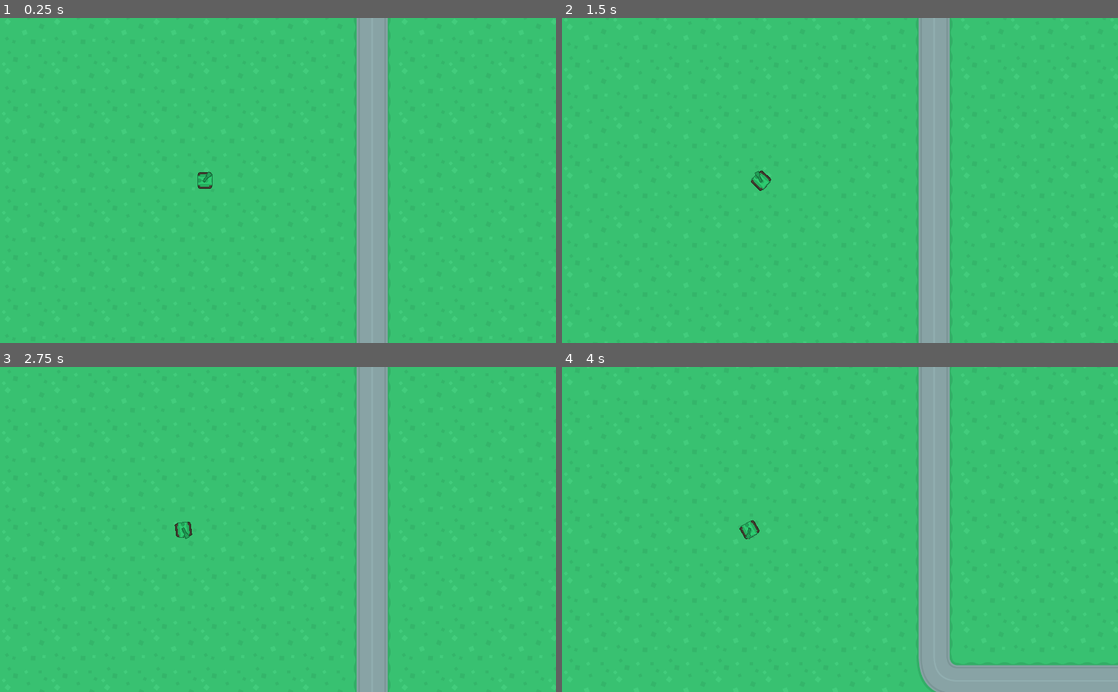
Above: before the commit, frames 1-4 (two rows, left to right).
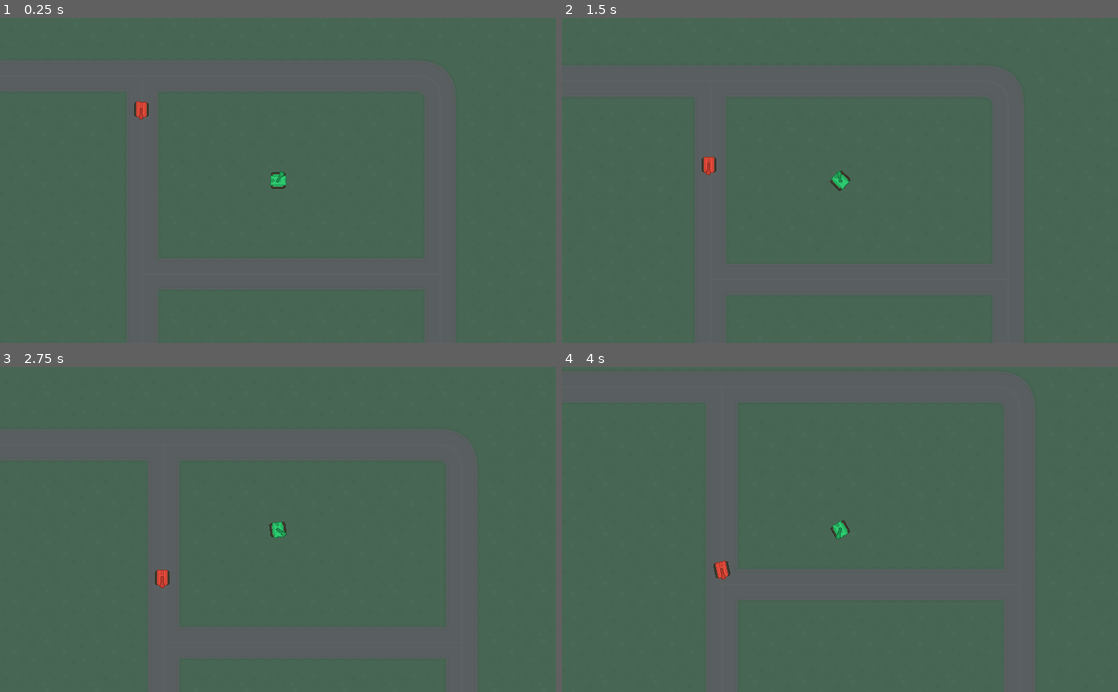
Above: after the commit, the same moments.

Repository: Ratteam/godotgame
Game: Godot game, scene res://Scenes/Map01.tscn
Same seed, same stepped clock (60 frames per second), same inputs: the game is played once before the commit and once after it. This scene is started directly instead of the project's main scene.
Inputs (mouse positions are in pixels of both pictures, inside the frame that each line leads up to):
- Up to frame 1 (0.25 s): no input
- Up to frame 2 (1.5 s): move the mouse to (962, 164) at 0.52 s; hold D (trun_right) 0.53-1.28 s; move the mouse to (728, 196) at 1.27 s; hold S (back) from 1.28 s (still down)
- Up to frame 3 (2.75 s): move the mouse to (333, 458) at 2.02 s; release S (back) at 2.03 s; hold D (trun_right) from 2.03 s (still down)
- Up to frame 4 (4 s): move the mouse to (812, 594) at 2.77 s; release D (trun_right) at 2.78 s; hold W (forward) 2.78-3.53 s; move the mouse to (1006, 578) at 3.52 s; hold A (trun_left) from 3.53 s (still down)

The runs differ from the first frame. In frame 1, 100% of the frame differs, in the area x 0-100%, y 0-100%; in frame 2, 100%; in frame 3, 100%; in frame 4, 100%.

Commit message:
添加自动锁定

Diff:
--- a/BattleCity/Scenes/EnemayTank.tscn
+++ b/BattleCity/Scenes/EnemayTank.tscn
@@ -7,12 +7,16 @@
 [sub_resource type="RectangleShape2D" id=1]
 extents = Vector2( 20.1093, 20.4002 )
 
+[sub_resource type="CircleShape2D" id=2]
+
 [node name="EnemayTank" instance=ExtResource( 1 )]
 script = ExtResource( 3 )
 speed = 200
 rotation_speed = 1.0
 gun_cooldown = 0.4
 health = 100
+turret_speed = 1.0
+detect_radius = 200
 
 [node name="Body" parent="." index="0"]
 rotation = -1.5708
@@ -32,3 +36,10 @@
 
 [node name="Muzzle" parent="Turret" index="0"]
 position = Vector2( 0, 30 )
+
+[node name="DetectRadius" type="Area2D" parent="." index="4"]
+
+[node name="CollisionShape2D" type="CollisionShape2D" parent="DetectRadius" index="0"]
+shape = SubResource( 2 )
+[connection signal="body_entered" from="DetectRadius" to="." method="_on_DetectRadius_body_entered"]
+[connection signal="body_exited" from="DetectRadius" to="." method="_on_DetectRadius_body_exited"]
--- a/BattleCity/Scenes/Map01.tscn
+++ b/BattleCity/Scenes/Map01.tscn
@@ -7,19 +7,21 @@
 
 [sub_resource type="Curve2D" id=1]
 _data = {
-"points": PoolVector2Array( 0, 0, 0, 0, 316.418, 1100.68, 0, 0, 0, 0, 316.418, 1597.24, 0, 0, 0, 0, 1087.96, 1599.91, 0, 0, 0, 0, 1082.62, 1103.35, 0, 0, 0, 0, 316.418, 1100.68 )
+"points": PoolVector2Array( -0.890899, -11.2595, 0.890899, 11.2595, 316.891, 1163.02, -2.6727, -45.904, 2.6727, 45.904, 317.782, 1537.18, -50.7812, 1.73223, 50.7812, -1.73223, 380.145, 1596.94, -63.2538, -1.73223, 63.2538, 1.73223, 1024.26, 1600.41, 0.890899, 33.7784, -0.890899, -33.7784, 1088.41, 1537.18, 2.6727, 58.8957, -2.6727, -58.8957, 1089.3, 1163.02, 38.3086, 0.866113, -38.3086, -0.866113, 1026.94, 1103.26, 37.4177, 5.19668, -37.4177, -5.19668, 383.708, 1101.53, 0, -29.4478, 0, 29.4478, 316.891, 1161.29 )
 }
 
 [node name="Map01" type="Node2D"]
 script = ExtResource( 3 )
 
 [node name="Ground" type="TileMap" parent="."]
+modulate = Color( 1, 1, 1, 0.223529 )
 tile_set = ExtResource( 1 )
 cell_size = Vector2( 128, 128 )
 format = 1
 tile_data = PoolIntArray( -1, 0, 0, -65536, 0, 0, -65535, 0, 0, -65534, 0, 0, -65533, 0, 0, -65532, 0, 0, -65531, 0, 0, …(8828 unchanged characters)…
 
 [node name="Player" parent="." instance=ExtResource( 2 )]
+position = Vector2( 669.269, 1358.34 )
 
 [node name="Paths" type="Node2D" parent="."]
 
@@ -29,7 +31,8 @@
 curve = SubResource( 1 )
 
 [node name="PathFollow2D" type="PathFollow2D" parent="Paths/Path2D"]
-position = Vector2( 316.418, 1100.68 )
-rotation = 1.5708
+position = Vector2( 316.891, 1163.02 )
+rotation = 1.54513
 
 [node name="EnemayTank" parent="Paths/Path2D/PathFollow2D" instance=ExtResource( 4 )]
+speed = 100
--- a/BattleCity/Scripts/EnemayTank.gd
+++ b/BattleCity/Scripts/EnemayTank.gd
@@ -1,10 +1,38 @@
 extends "res://Scripts/Tank.gd"
+
+export (float) var turret_speed
+export (int) var detect_radius
+
+var target = null
 
 # 找到父节点
 onready var parent = get_parent()
 
+func _ready():
+	# 设置碰撞半径
+	$DetectRadius/CollisionShape2D.shape.radius = detect_radius
+
 func control(delta):
 	if parent is PathFollow2D:
 		parent.set_offset(parent.get_offset() + speed * delta)
+		# 碰撞问题处理,置为0
+		position = Vector2()
 	else:
 		pass
+
+# 每帧调用
+func _process(delta):
+	if target:
+		var target_dir = (target.global_position - global_position).normalized()
+		var current_dir = Vector2(1, 0).rotated($Turret.global_rotation)
+		$Turret.global_rotation = current_dir.linear_interpolate(target_dir, turret_speed * delta).angle()
+
+# 进入时获取目标
+func _on_DetectRadius_body_entered(body):
+	if body.name == "Player":
+		target = body
+
+# 退出时清空目标
+func _on_DetectRadius_body_exited(body):
+	if body == target:
+		target = null
Not shown: 1 places in BattleCity/Scenes/EnemayTank.tscn that only renumber resources
